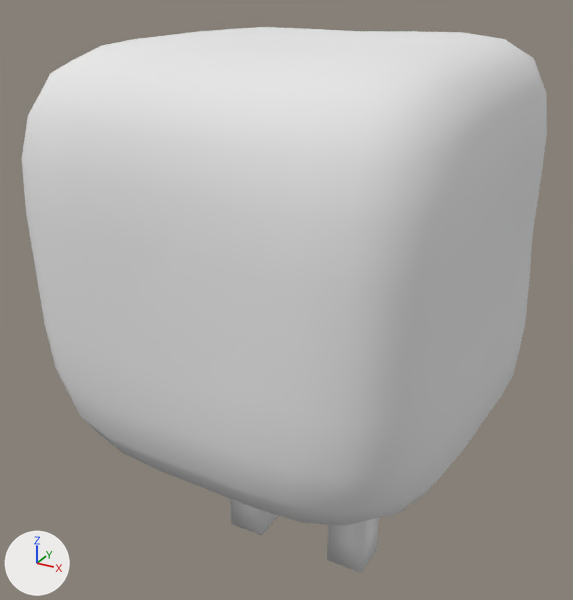
Two versions of the Blender file Icecube.blend, one commit apart.
Rendered twice from a camera (50 mm lens) standing at (1.61, -3.11, 2.95) and looking at (-0.09, -0.02, 1.4). Lighting does not change. The marker at lower left points along +X, +Y and +Z. The same objects are shown in both versions, whatever each file hides.

Objects in the first picture: 'Head', 'Head.001'.
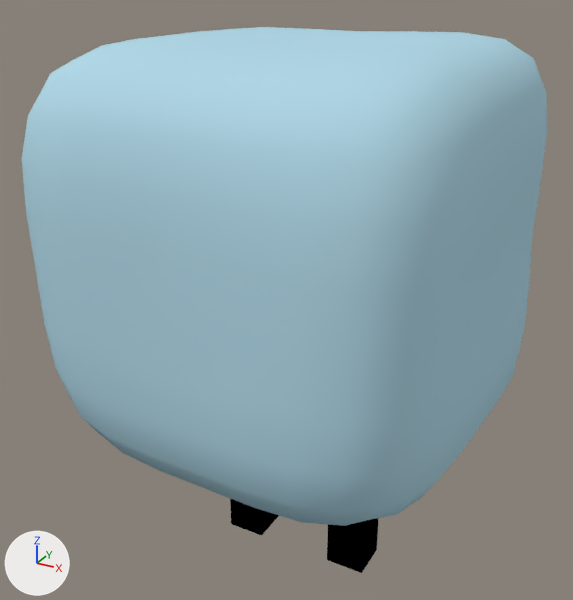
Where the change shows, as pixel boxes (x1, y1, x2, y2) in the pictures (573 x 600 px):
'Head.001', recoloured (white to cyan): (112, 27, 526, 382) in both
part 1 of me_cube, recoloured (white to cyan): (22, 31, 547, 526) in both
part 2 of me_cube, recoloured (white to black): (230, 499, 379, 573) in both

The change, as a list of edits to the scene's bpy script:
```text
Add mat_ice:
    mat_ice = diffuse_material('Ice')
    mat_ice.base_color = (0.443, 0.688, 0.8)  # cyan #b2d8e7
Add mat_legs:
    mat_legs = diffuse_material('Legs')
    mat_legs.base_color = (0.0, 0.0, 0.0)  # black #000000
Change me_cube:
    where me_cube.from_pydata(...)  # 434 vertices, 428 faces; spans x -0.95..0.94, y -0.99..0.96, z -1.7..0.93
    used by ob_head; location = (0.0, 0.0, 1.689)
    me_cube part 1: 384 of the faces centred in x -0.94..0.93, y -0.99..0.95, z -0.91..0.93 switch from mat_material (white #e7e7e7) to mat_ice (cyan #b2d8e7)
    me_cube part 2: 44 of the faces centred in x -0.4..0.4, y -0.1..0.1, z -1.7..-0.8 switch from mat_material (white #e7e7e7) to mat_legs (black #000000)
Change me_cube_004:
    where me_cube_004.from_pydata(...)  # 26 vertices, 24 faces; spans x -1.1..1.08, y -1.09..1.06, z -1.02..1.08
    remove me_cube_004.materials.append(mat_material)  # white #e7e7e7
    add me_cube_004.materials.append(mat_ice)  # cyan #b2d8e7
```
